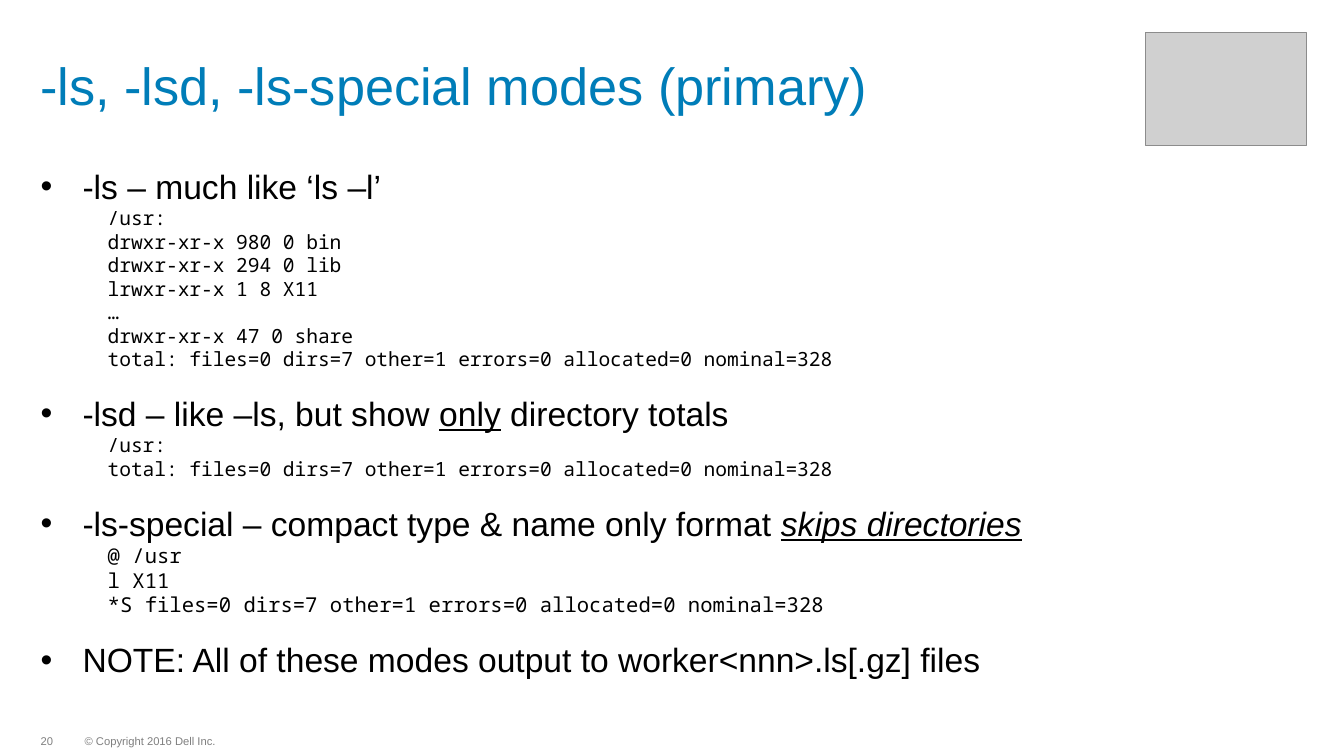
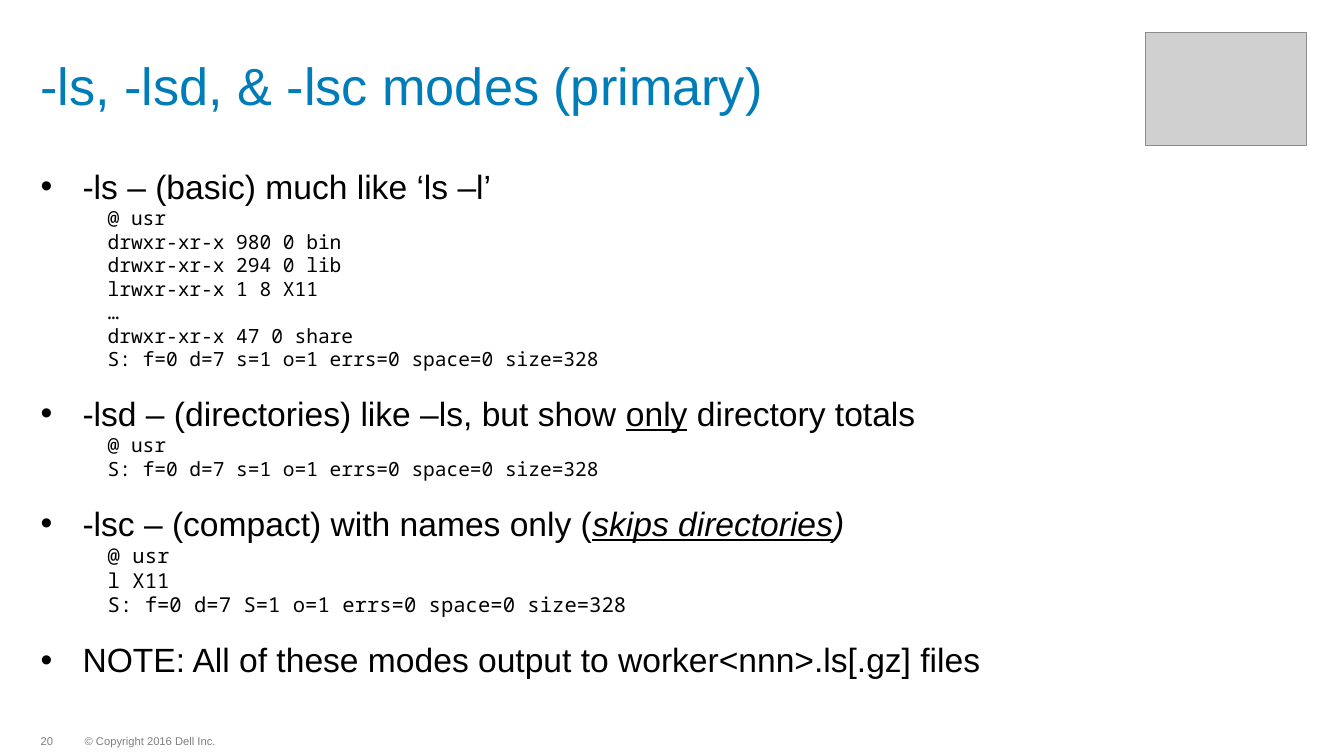
Before and after one commit to WhizBob/pwalk, a slide deck: slide 20 of doc/pwalk_slides.pptx. Drawn at 1344x756 pixels with LibreOffice and Linux fonts; fonts in the diff are those of the drawing; grey boxes stand for pictures; background and template pictures are left out. Boxes give left, top, right and bottom in pixels: in the first picture for what was removed or moved away, otherwise in the second. Text is boxed around its words. In the diff, an @@ line names an element or a change of style, - is before the commit and + after.

```diff
--- a/doc/pwalk_slides.pptx
+++ b/doc/pwalk_slides.pptx
@@ title at box(40, 67, 763, 115): text changed @@
--ls, -lsd, -ls-special modes (primary)
+-ls, -lsd, & -lsc modes (primary)
@@ text at box(83, 174, 492, 226): text changed @@
-• -ls – much like ‘ls –l’
-/usr:
+• -ls – (basic) much like ‘ls –l’
+@ usr
@@ text at box(83, 351, 915, 564): text changed; size 10.5 to 18 pt; font Noto Sans Mono to Arial @@
-total: files=0 dirs=7 other=1 errors=0 allocated=0 nominal=328
-• -lsd – like –ls, but show only directory totals
-/usr:
-total: files=0 dirs=7 other=1 errors=0 allocated=0 nominal=328
-• -ls-special – compact type & name only format skips directories
-@ /usr
+S: f=0 d=7 s=1 o=1 errs=0 space=0 size=328
+• -lsd – (directories) like –ls, but show only directory totals
+@ usr
+S: f=0 d=7 s=1 o=1 errs=0 space=0 size=328
+• -lsc – (compact) with names only (skips directories)
+@ usr
@@ text at box(108, 596, 626, 617): text changed @@
-*S files=0 dirs=7 other=1 errors=0 allocated=0 nominal=328
+S: f=0 d=7 S=1 o=1 errs=0 space=0 size=328
```
Also in this commit, not shown: 10 other slides changed, 29 other files.
